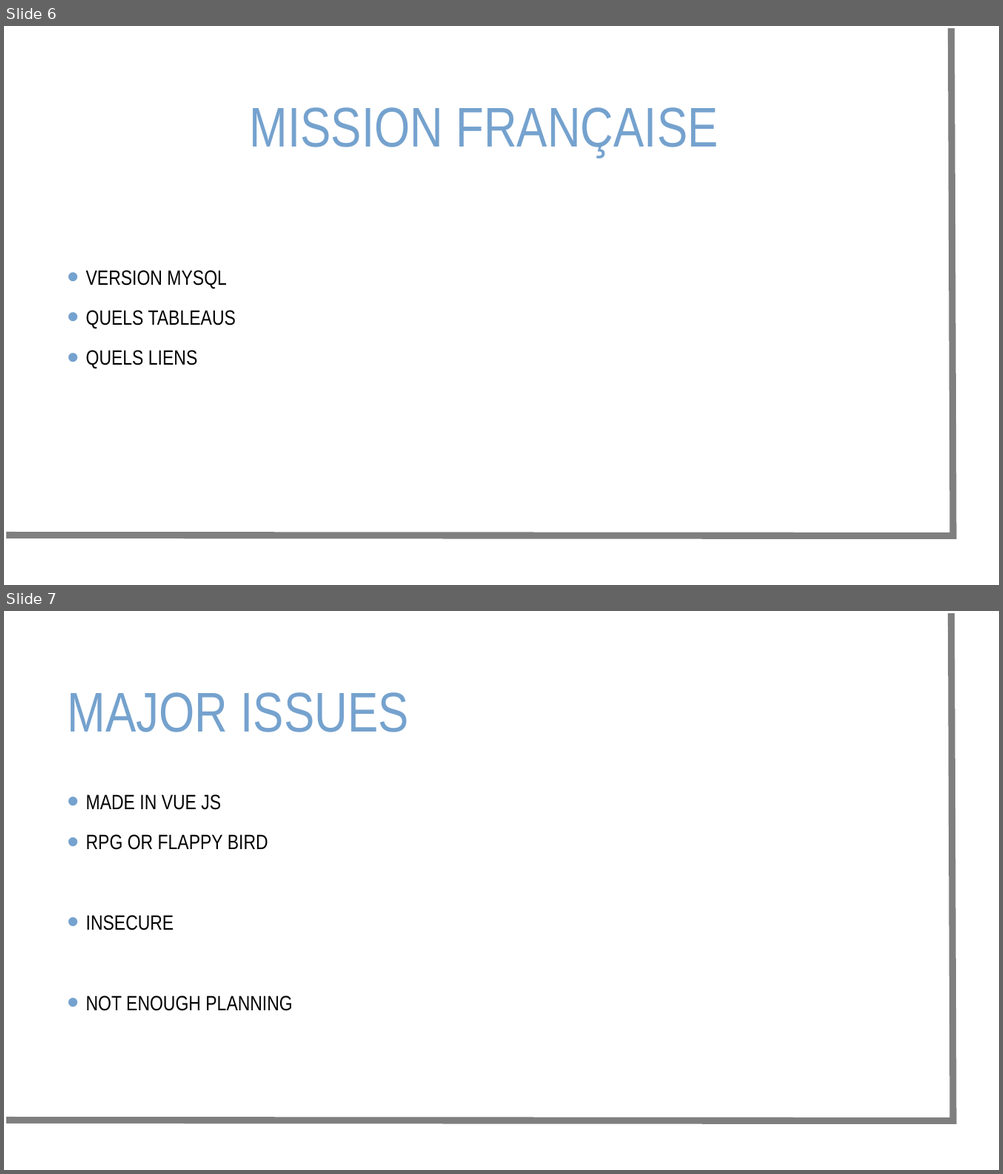
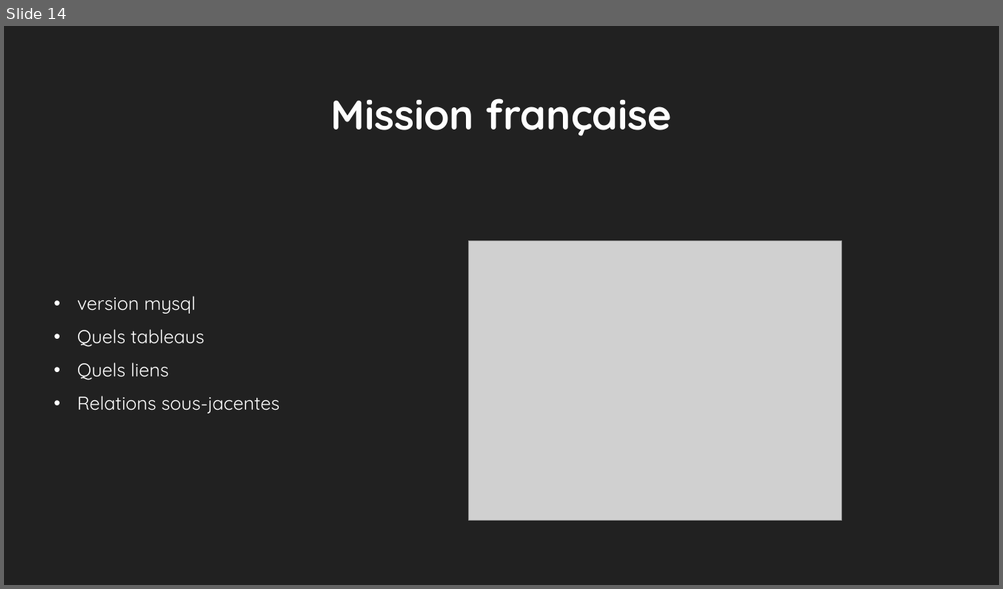
Before and after one commit to nuytsm/Gip-project-2021, a slide deck: Gip presentatie mvandenbroek.ppt. Shown one above the other, each under a label of ours: slides 6 and 7 before the commit, slide 14 after it. The pictures are 1003x1174 and 1003x589 pixels, drawn with LibreOffice and Linux fonts; fonts in the diff are those of the drawing; grey boxes stand for pictures; background and template pictures are left out. Boxes give left, top, right and bottom in pixels: in the first picture for what was removed or moved away, otherwise in the second. Text is boxed around its words. In the diff, an @@ line names an element or a change of style, - is before the commit and + after.

```diff
--- a/Gip presentatie mvandenbroek.ppt
+++ b/Gip presentatie mvandenbroek.ppt
@@ slide 7 removed at bbox=[4, 611, 999, 1170], background picture (left out); not listed: 1 template element that a slide beside it also shows @@
@@ title removed at bbox=[68, 692, 409, 732] @@
-MAJOR ISSUES
@@ text removed at bbox=[86, 795, 292, 1011] @@
-• MADE IN VUE JS
-• RPG OR FLAPPY BIRD
-• INSECURE
-• NOT ENOUGH PLANNING
@@ what was slide 6 is now slide 14 @@
@@ slide 14 changed as well @@
@@ background picture (left out) to #212121 @@
@@ freeform shape removed at bbox=[6, 28, 953, 536] @@
@@ title "Mission française" at bbox=[330, 99, 671, 136]: vertical alignment middle to bottom @@
@@ title at bbox=[330, 99, 671, 136]: text changed; size 54 to 40 pt; font Arial Narrow to Quicksand; text colour #75A2CE to #FEFEFE; bold on @@
-MISSION FRANÇAISE
+Mission française
@@ picture added at bbox=[469, 241, 841, 520] @@
@@ text at bbox=[77, 296, 280, 414]: text changed; size 20 to 18 pt; font Arial Narrow to Quicksand; text colour #000000 to #FFFFFF @@
-• VERSION MYSQL
-• QUELS TABLEAUS
-• QUELS LIENS
+• version mysql
+• Quels tableaus
+• Quels liens
+• Relations sous-jacentes
```
Also in this commit, not shown: 5 other slides changed, 16 slides added, 1 other slide removed, 8 other files.
